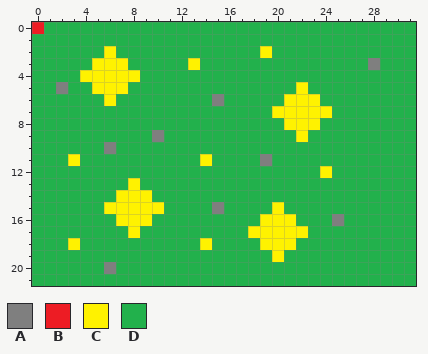
One commit to this pixel-art sprite: MaxGameGPT/game_map.png. Above, as it was before the edit.
The file is 32x22 pixels.
Palette (. is transparent): A #7f7f7f  B #ed1c24  C #fff200  D #22b14c
Pixels before, first column x 0:
 0 BDDDDDDDDDDDDDDDDDDDDDDDDDDDDDDD
 1 DDDDDDDDDDDDDDDDDDDDDDDDDDDDDDDD
 2 DDDDDDCDDDDDDDDDDDDCDDDDDDDDDDDD
 3 DDDDDCCCDDDDDCDDDDDDDDDDDDDDADDD
 4 DDDDCCCCCDDDDDDDDDDDDDDDDDDDDDDD
 5 DDADDCCCDDDDDDDDDDDDDDCDDDDDDDDD
 6 DDDDDDCDDDDDDDDADDDDDCCCDDDDDDDD
 7 DDDDDDDDDDDDDDDDDDDDCCCCCDDDDDDD
 8 DDDDDDDDDDDDDDDDDDDDDCCCDDDDDDDD
 9 DDDDDDDDDDADDDDDDDDDDDCDDDDDDDDD
10 DDDDDDADDDDDDDDDDDDDDDDDDDDDDDDD
11 DDDCDDDDDDDDDDCDDDDADDDDDDDDDDDD
12 DDDDDDDDDDDDDDDDDDDDDDDDCDDDDDDD
13 DDDDDDDDCDDDDDDDDDDDDDDDDDDDDDDD
14 DDDDDDDCCCDDDDDDDDDDDDDDDDDDDDDD
15 DDDDDDCCCCCDDDDADDDDCDDDDDDDDDDD
16 DDDDDDDCCCDDDDDDDDDCCCDDDADDDDDD
17 DDDDDDDDCDDDDDDDDDCCCCCDDDDDDDDD
18 DDDCDDDDDDDDDDCDDDDCCCDDDDDDDDDD
19 DDDDDDDDDDDDDDDDDDDDCDDDDDDDDDDD
20 DDDDDDADDDDDDDDDDDDDDDDDDDDDDDDD
21 DDDDDDDDDDDDDDDDDDDDDDDDDDDDDDDD
After:
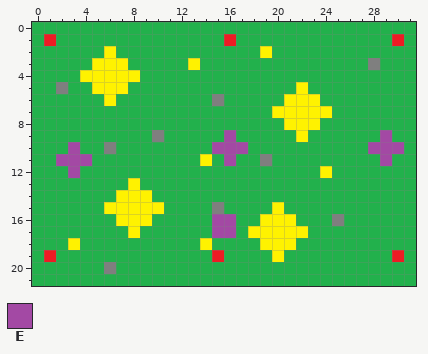
Colours new in this view: E #a349a4
What changed:
{"y":0,"x":0,"old":"B","new":"D"}
{"y":1,"x":1,"old":"D","new":"B"}
{"y":1,"x":16,"old":"D","new":"B"}
{"y":1,"x":30,"old":"D","new":"B"}
{"y":9,"x":16,"old":"D","new":"E"}
{"y":9,"x":29,"old":"D","new":"E"}
{"y":10,"x":3,"old":"D","new":"E"}
{"y":10,"x":15,"old":"DDD","new":"EEE"}
{"y":10,"x":28,"old":"DDD","new":"EEE"}
{"y":11,"x":2,"old":"DCD","new":"EEE"}
{"y":11,"x":16,"old":"D","new":"E"}
{"y":11,"x":29,"old":"D","new":"E"}
{"y":12,"x":3,"old":"D","new":"E"}
{"y":16,"x":15,"old":"DD","new":"EE"}
{"y":17,"x":15,"old":"DD","new":"EE"}
{"y":19,"x":1,"old":"D","new":"B"}
{"y":19,"x":15,"old":"D","new":"B"}
{"y":19,"x":30,"old":"D","new":"B"}
